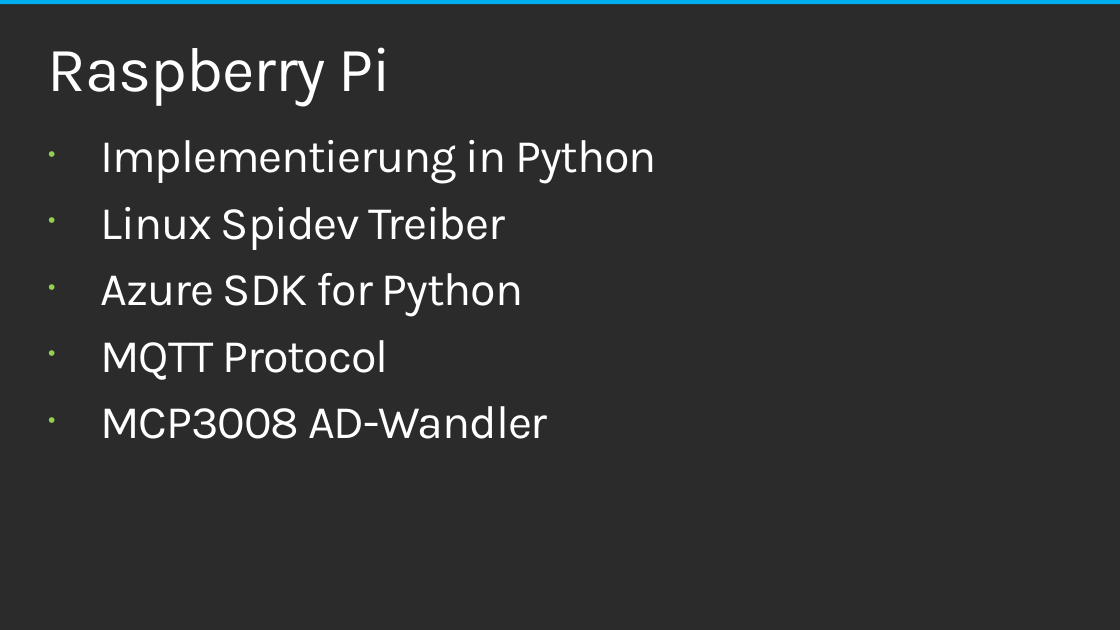
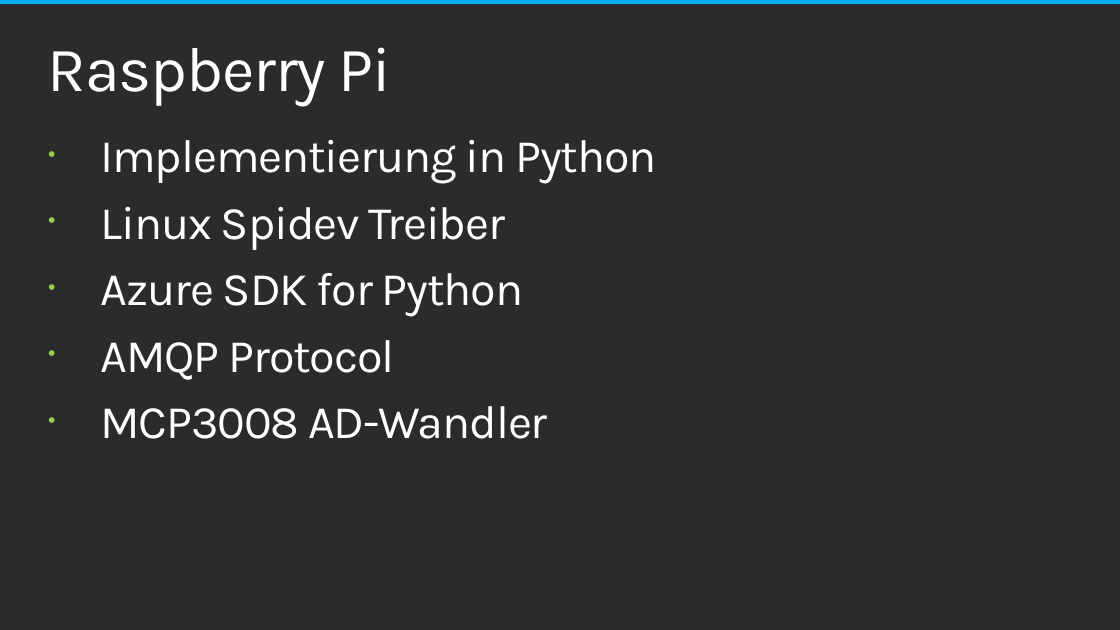
Before and after one commit to chriz239/VtIoTHub, a slide deck: slide 12 of Semesterprojekt_VT.pptx. Drawn at 1120x630 pixels with LibreOffice and Linux fonts; fonts in the diff are those of the drawing; background and template pictures are left out; a plain dark background stands for a picture behind light text. Boxes give left, top, right and bottom in pixels: in the first picture for what was removed or moved away, otherwise in the second. Text is boxed around its words. In the diff, an @@ line names an element or a change of style, - is before the commit and + after.

```diff
--- a/Semesterprojekt_VT.pptx
+++ b/Semesterprojekt_VT.pptx
@@ text at (100,340,395,380): text changed @@
-• MQTT Protocol
+• AMQP Protocol
```
Also in this commit, not shown: 1 other slide changed, 6 slides added.
